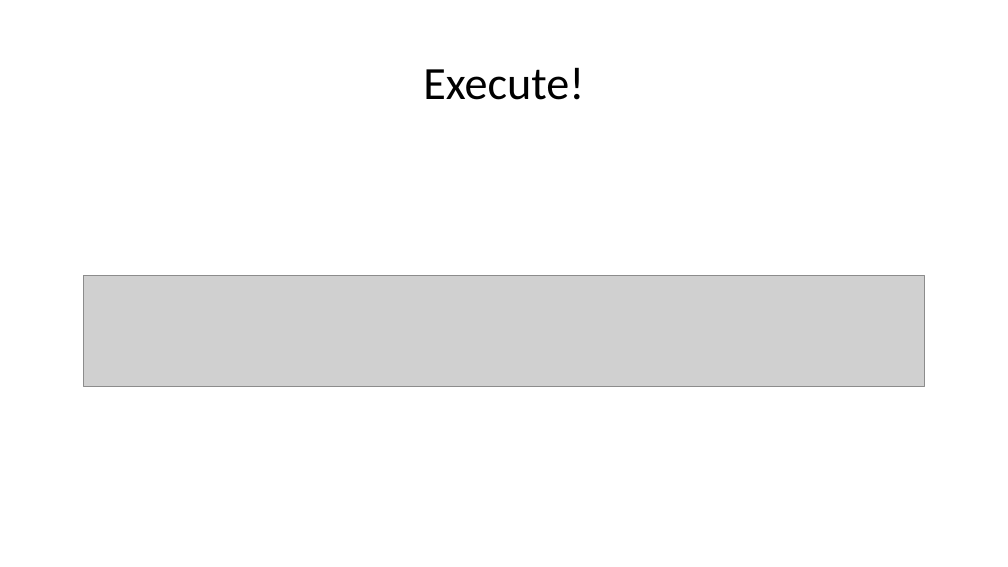
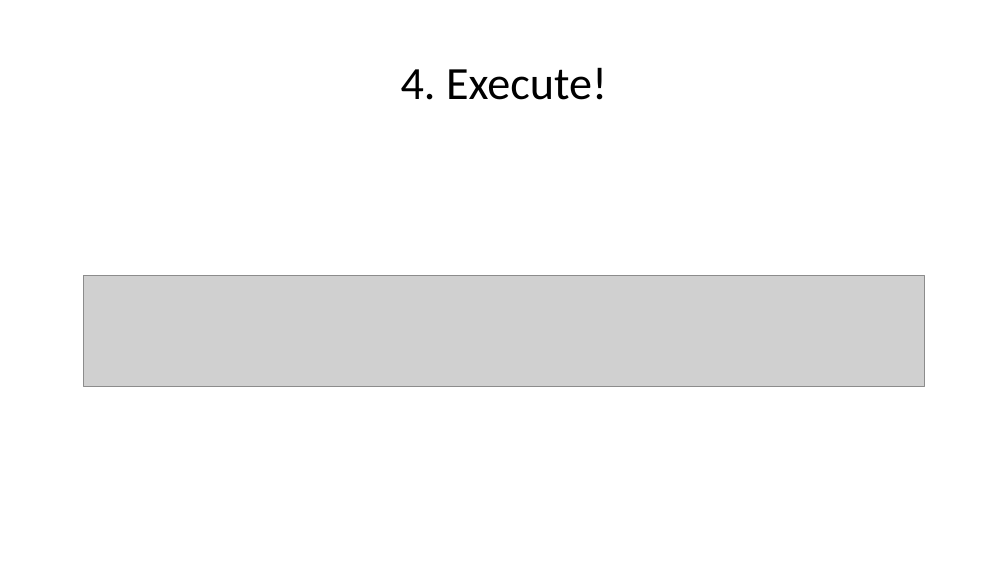
Before and after one commit to aliq-lang/aliq-dotnet, a slide deck: slide 12 of aliq.pptx. Drawn at 1008x567 pixels with LibreOffice and Linux fonts; fonts in the diff are those of the drawing; grey boxes stand for pictures. Boxes give left, top, right and bottom in pixels: in the first picture for what was removed or moved away, otherwise in the second. Text is boxed around its words. In the diff, an @@ line names an element or a change of style, - is before the commit and + after.

```diff
--- a/aliq.pptx
+++ b/aliq.pptx
@@ title at (401, 67, 607, 100): text changed @@
-Execute!
+4. Execute!
```
Also in this commit, not shown: 9 other slides changed.
